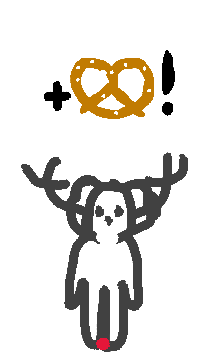
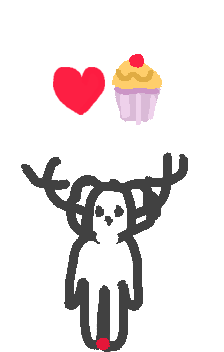
Comparing the layer stacks of the two 224 x 352 images. Changes:
hid "bretzelGain.png" over [44, 50, 175, 119]
added layer "coeurgateau.png" above "coeurnasu.png" over [53, 54, 162, 125]
